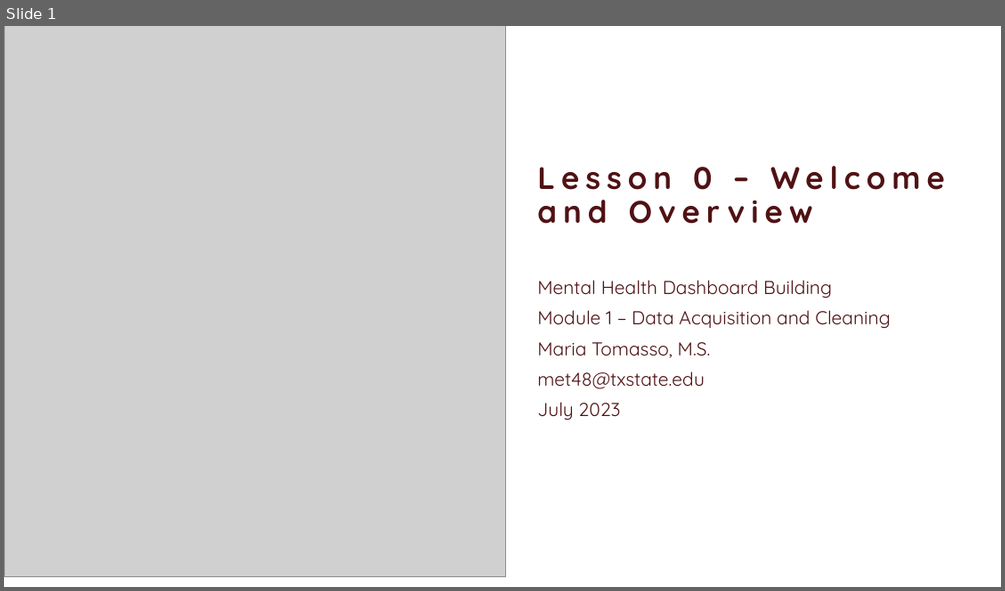
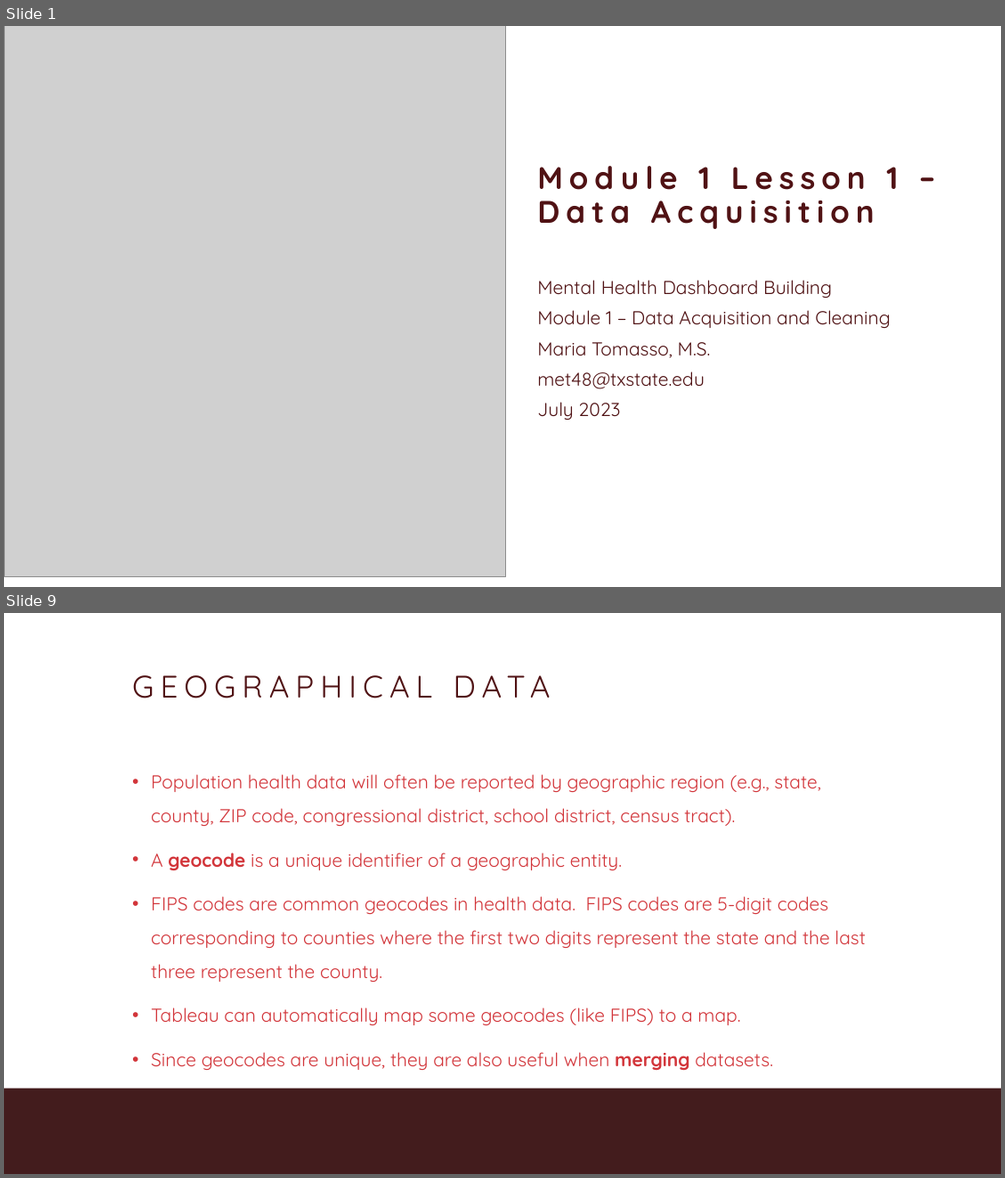
Before and after one commit to MariaElise-T/MH_Dashboard_Tutorial, a slide deck: Formatted Slides/Module1_Video1.pptx. Shown one above the other, each under a label of ours: slide 1 before the commit, slides 1 and 9 after it; the slides between them are not shown. The pictures are 1005x591 and 1005x1178 pixels, drawn with LibreOffice and Linux fonts; fonts in the diff are those of the drawing; grey boxes stand for pictures; background and template pictures are left out. Boxes give left, top, right and bottom in pixels: in the first picture for what was removed or moved away, otherwise in the second. Text is boxed around its words. In the diff, an @@ line names an element or a change of style, - is before the commit and + after.

```diff
--- a/Formatted Slides/Module1_Video1.pptx
+++ b/Formatted Slides/Module1_Video1.pptx
@@ slide 9 added at <box>4,613,1001,1174</box>, background #FFFFFF; not listed: 1 template element that a slide beside it also shows @@
@@ title added at <box>129,669,876,715</box>, 60 pt, text #501214 @@
+GEOGRAPHICAL DATA
@@ text added at <box>151,774,865,1070</box>, 36 pt, text #D2353A @@
+• Population health data will often be reported by geographic region (e.g., state, county, ZIP code, congressional district, school district, census tract).
+• A geocode is a unique identifier of a geographic entity.
+• FIPS codes are common geocodes in health data. FIPS codes are 5-digit codes corresponding to counties where the first two digits represent the state and the last three represent the county.
+• Tableau can automatically map some geocodes (like FIPS) to a map.
+• Since geocodes are unique, they are also useful when merging datasets.
@@ slide 1 changed as well @@
@@ title at <box>537,166,898,229</box>: text changed @@
-Lesson 0 – Welcome and Overview
+Module 1 Lesson 1 – Data Acquisition
```
Also in this commit, not shown: 2 other slides changed, 8 other slides added, 9 other files.
